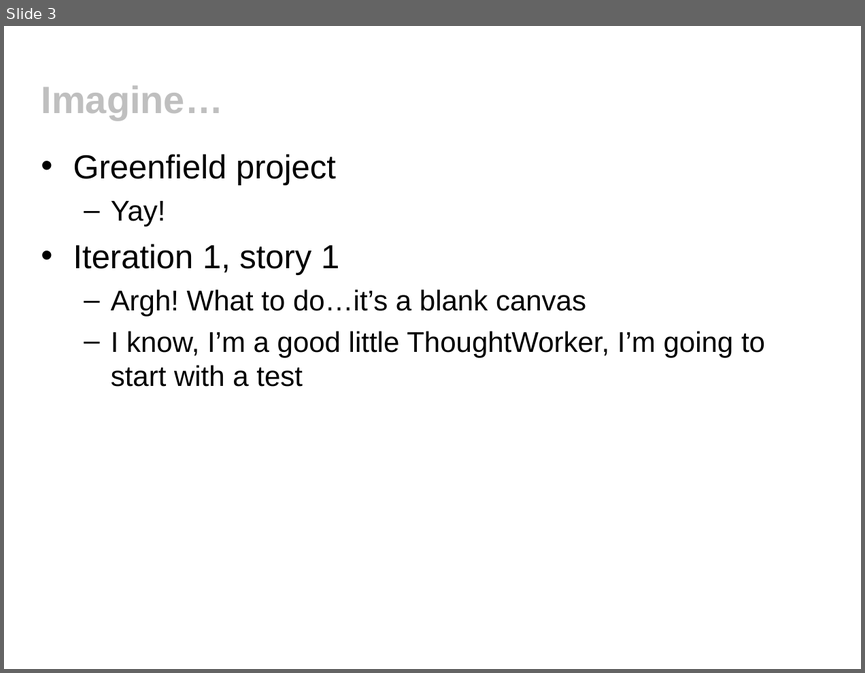
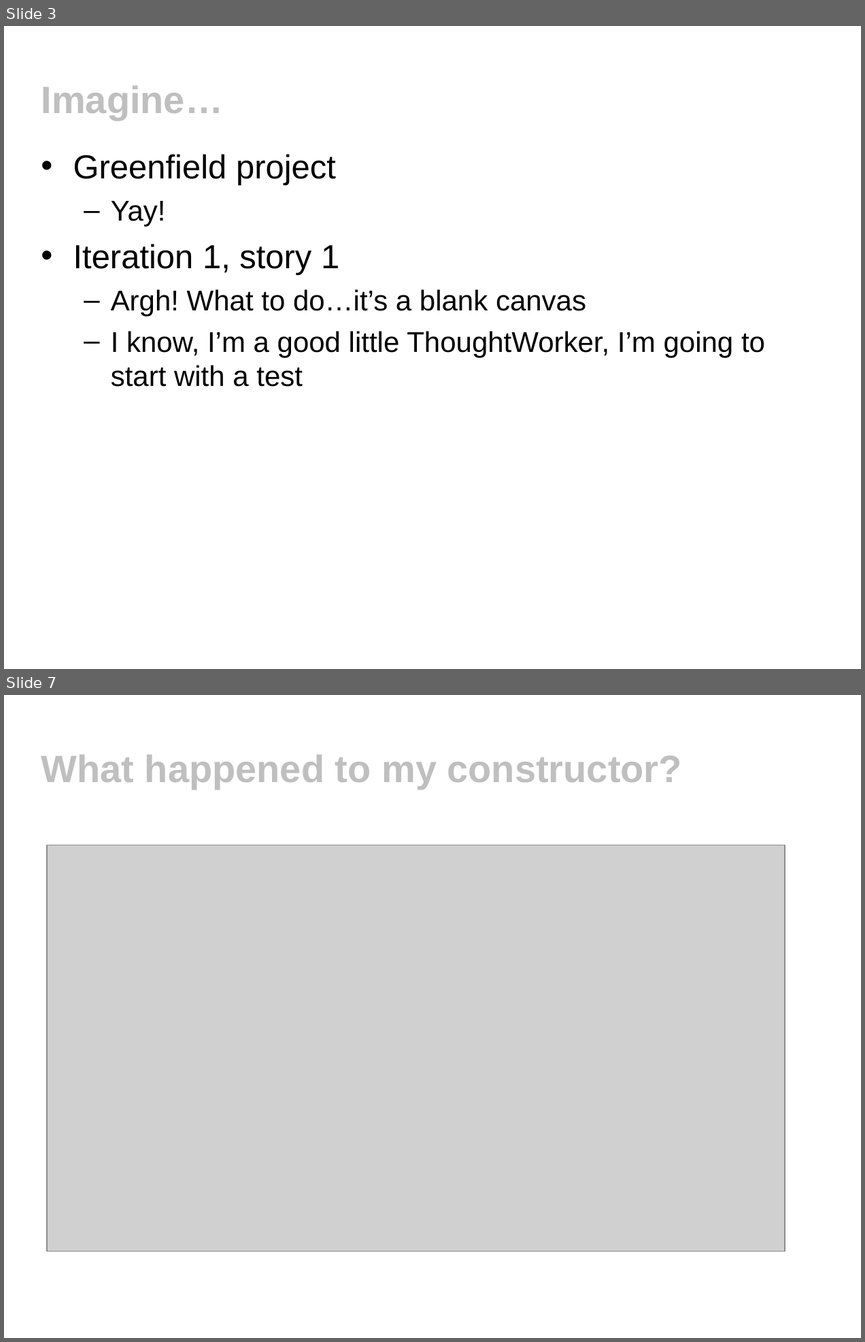
Before and after one commit to tobyclemson/test-data-generation-and-verification-presentation, a slide deck: test-data-generation-and-verification.ppt. Shown one above the other, each under a label of ours: slide 3 before the commit, slides 3 and 7 after it; the slides between them are not shown. The pictures are 865x673 and 865x1342 pixels, drawn with LibreOffice and Linux fonts; fonts in the diff are those of the drawing; grey boxes stand for pictures; background and template pictures are left out. Boxes give left, top, right and bottom in pixels: in the first picture for what was removed or moved away, otherwise in the second. Text is boxed around its words. In the diff, an @@ line names an element or a change of style, - is before the commit and + after.

Commit message:
Adding constructor bloat.

```diff
--- a/test-data-generation-and-verification.ppt
+++ b/test-data-generation-and-verification.ppt
@@ slide 7 added at [4,695,861,1338], background #FFFFFF @@
@@ title added at [41,755,682,789], 32 pt, text #BFBFBF, bold @@
+What happened to my constructor?
@@ picture added at [47,845,785,1251] @@
```
Also in this commit, not shown: 1 slide changed, 2 other slides added, 6 other files.
